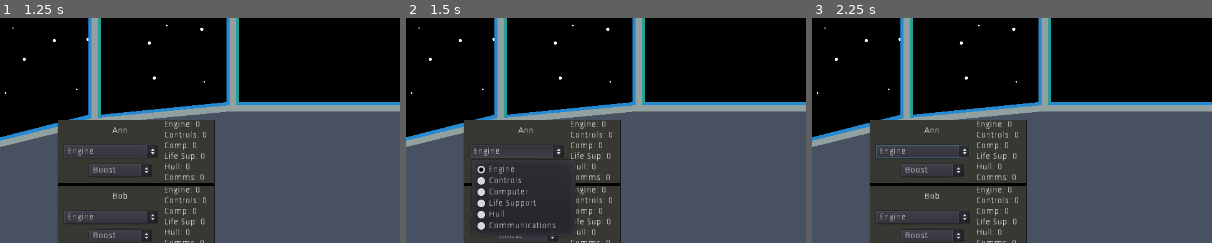
Above: before the commit, frames 1-3 (left to right).
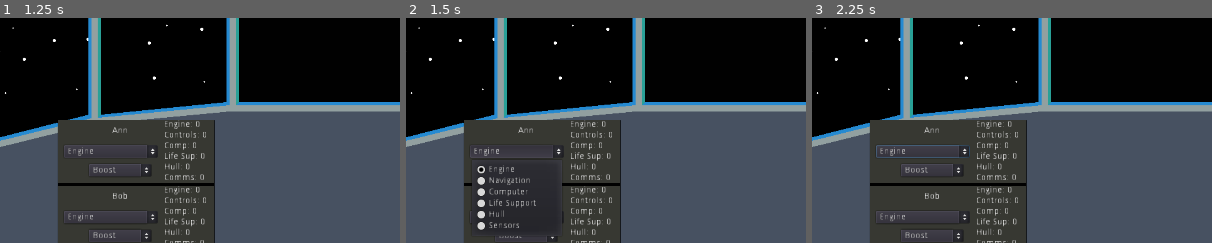
Above: after the commit, the same moments.

Repository: cparlette/alwaystellmetheodds
Game: Godot game, scene res://MainMenu.tscn
Same seed, same stepped clock (60 frames per second), same inputs: the game is played once before the commit and once after it.
Inputs:
- Up to frame 1 (1.25 s): click "New Game" at 0.5 s
- Up to frame 2 (1.5 s): click "Engine" at 1.25 s
- Up to frame 3 (2.25 s): click "New Round" at 2 s
The pictures show only the part of the screen within x 4-54%, y 29-79%; the shares and areas given below are measured in that part.

Frame 1 is identical in both runs. In frame 2, 0.5% of the frame differs, in the area x 20-43%, y 64-97%; in frame 3, nothing differs.

Commit message:
Update crew dropdown list

Diff:
--- a/Crew.tscn
+++ b/Crew.tscn
@@ -32,7 +32,7 @@
 margin_right = 160.0
 margin_bottom = 60.0
 text = "Engine"
-items = [ "Engine", null, false, 0, null, "Controls", null, false, 1, null, "Computer", null, false, 2, null, "Life Support", null, false, 3, null, "Hull", null, false, 4, null, "Communications", null, false, 5, null ]
+items = [ "Engine", null, false, 0, null, "Navigation", null, false, 1, null, "Computer", null, false, 2, null, "Life Support", null, false, 3, null, "Hull", null, false, 4, null, "Sensors", null, false, 5, null ]
 selected = 0
 __meta__ = {
 "_edit_use_anchors_": false
